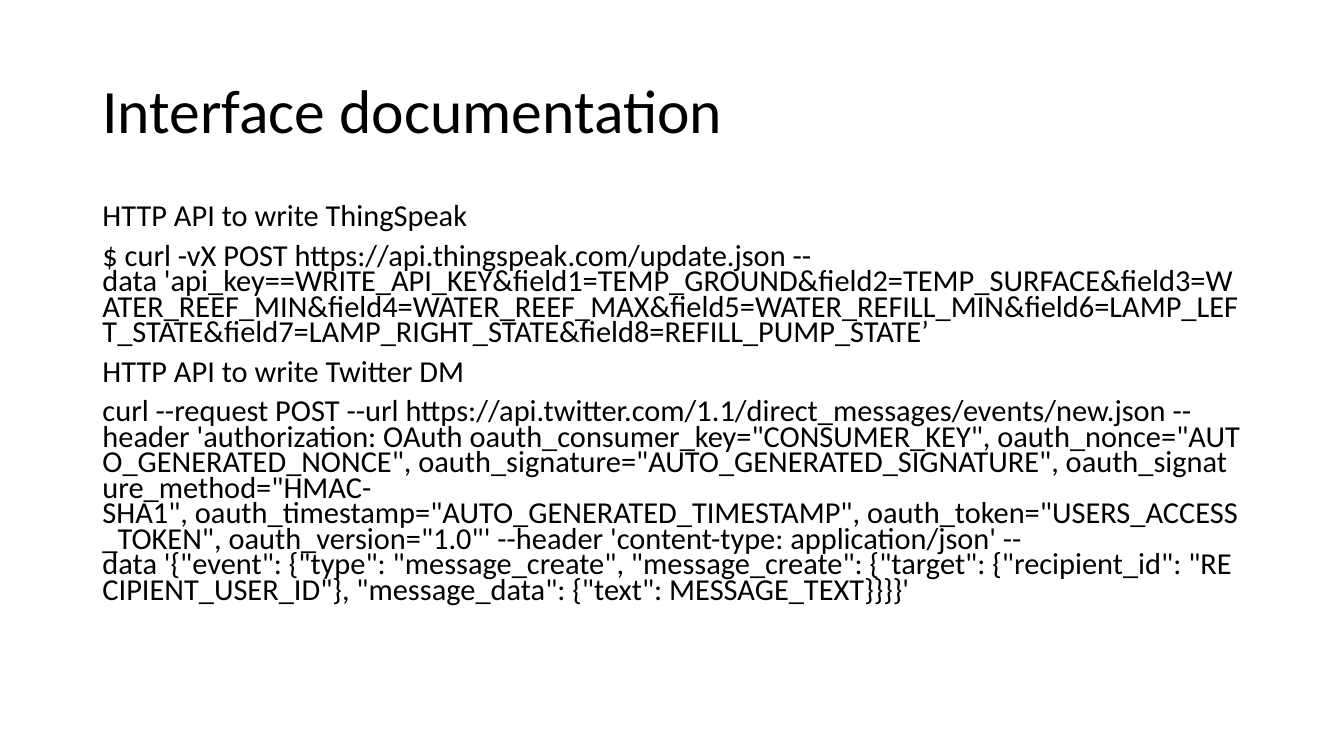
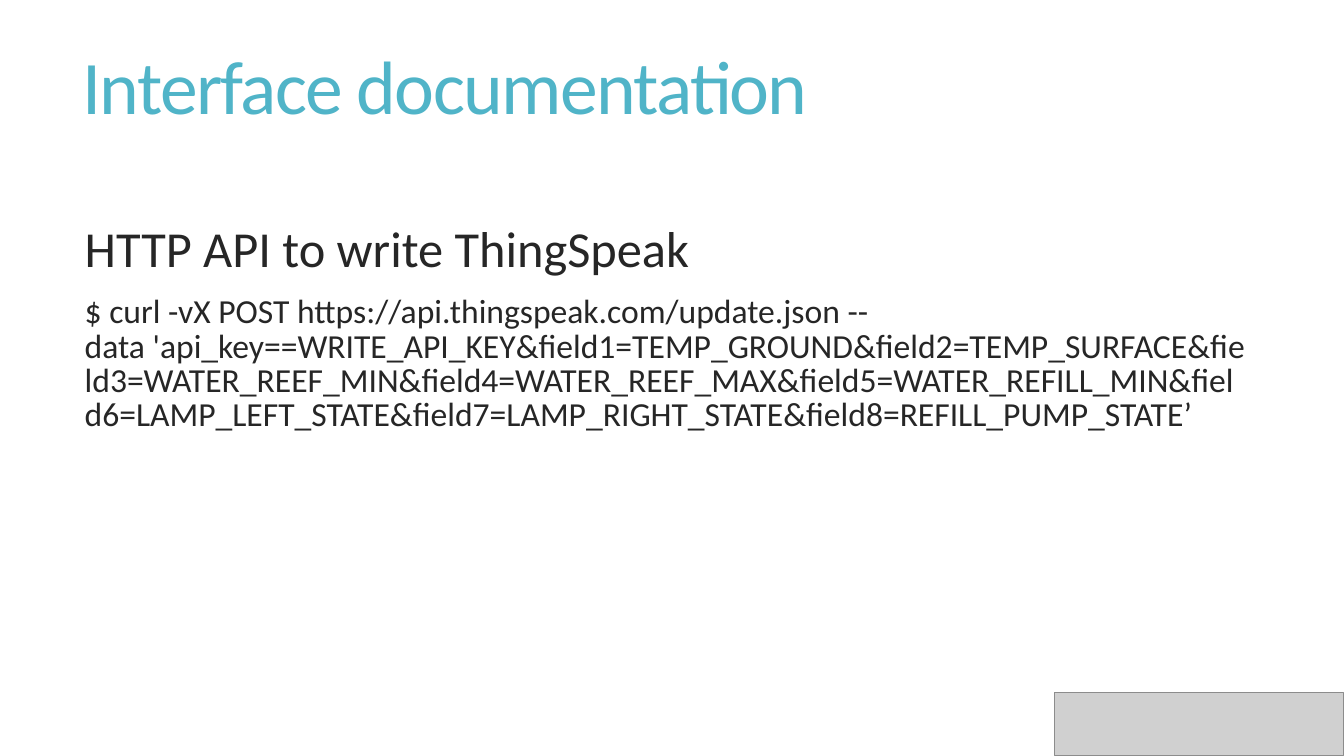
Before and after one commit to fhnw-iot-5ibb1/fhnw-iot-project-raspberryreef, a slide deck: slide 4 of Presentation/RaspberryReef.pptx. Drawn at 1344x756 pixels with LibreOffice and Linux fonts; fonts in the diff are those of the drawing; grey boxes stand for pictures. Boxes give left, top, right and bottom in pixels: in the first picture for what was removed or moved away, otherwise in the second. Text is boxed around its words. In the diff, an @@ line names an element or a change of style, - is before the commit and + after.

```diff
--- a/Presentation/RaspberryReef.pptx
+++ b/Presentation/RaspberryReef.pptx
@@ title "Interface documentation": place and size @@
-title "Interface documentation" at (102, 90, 722, 134)
+title "Interface documentation" at (83, 61, 807, 115)
@@ title "Interface documentation" at (83, 61, 807, 115): size 44 to 54 pt, text colour #000000 to #50B4C8, letter spacing 0 to -1.2 pt; line spacing 0.9 to 0.85 @@
@@ text "HTTP API to write ThingSpeak": place and size @@
-text "HTTP API to write ThingSpeak" at (102, 205, 1239, 606)
+text "HTTP API to write ThingSpeak" at (85, 232, 1245, 431)
@@ text "HTTP API to write ThingSpeak" at (85, 232, 1245, 431): size 21.7 to 36 pt in "HTTP API to write ThingSpeak"; text colour #000000 to #262626, size 21.7 to 24 pt; line spacing 0.7 to 0.85; more space between paragraphs @@
@@ text at (102, 361, 1239, 606): paragraphs removed @@
-HTTP API to write Twitter DM
-curl --request POST --url https://api.twitter.com/1.1/direct_messages/events/new.json --header 'authorization: OAuth oauth_consumer_key="CONSUMER_KEY", oauth_nonce="AUTO_GENERATED_NONCE", oauth_signature="AUTO_GENERATED_SIGNATURE", oauth_signature_method="HMAC-SHA1", oauth_timestamp="AUTO_GENERATED_TIMESTAMP", oauth_token="USERS_ACCESS_TOKEN", oauth_version="1.0"' --header 'content-type: application/json' --data '{"event": {"type": "message_create", "message_create": {"target": {"recipient_id": "RECIPIENT_USER_ID"}, "message_data": {"text": MESSAGE_TEXT}}}}'
@@ picture added at (1055, 693, 1344, 755) @@
```
Also in this commit, not shown: 4 other slides changed, 1 slide added, 9 other files.
